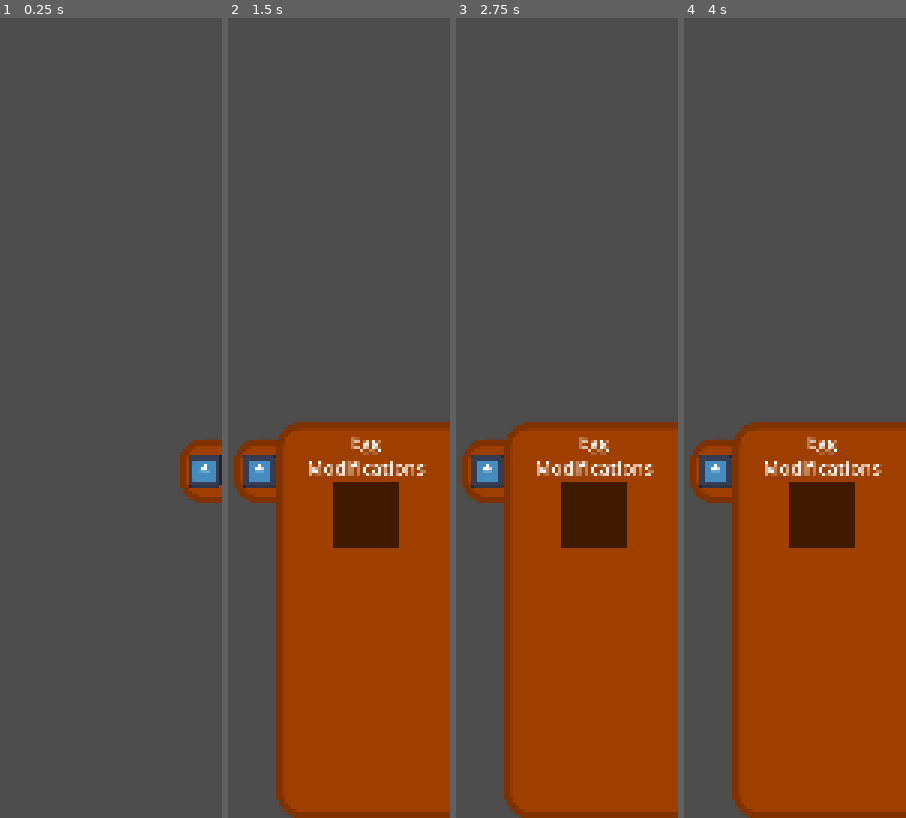
Above: before the commit, frames 1-4 (left to right).
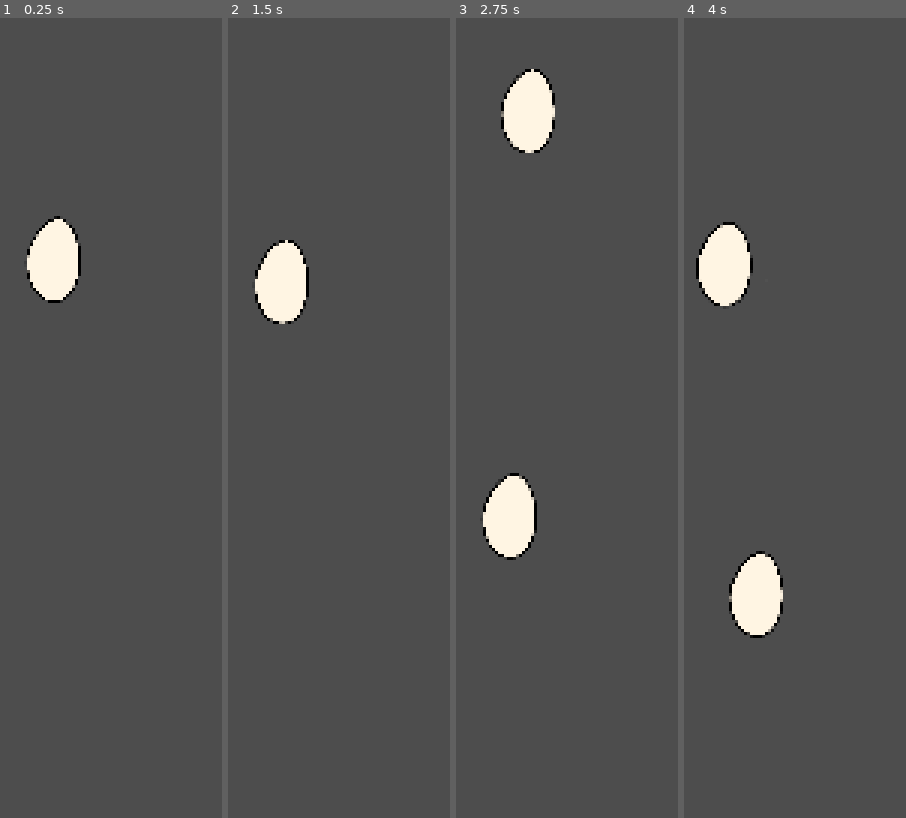
Above: after the commit, the same moments.

Repository: KaratePikachu/egg-drop
Game: Godot game, scene res://level/levels/level_1.tscn
The game is run twice, just before and just after one commit, with the same random seed, the same clock (stepped at 60 frames per second) and the same inputs. The project has no main scene, so this scene is started directly. The engine's default icon, where the game draws it, is replaced by a stand-in: a white triangle on a blue panel in a dark square.
Inputs (mouse positions are in pixels of both pictures, inside the frame that each line leads up to):
- Up to frame 1 (0.25 s): no input
- Up to frame 2 (1.5 s): click (445, 474) at 0.52 s; click (365, 514) at 1.27 s
- Up to frame 3 (2.75 s): move the mouse to (578, 378) at 2.02 s; press the mouse at (578, 378) at 2.03 s; hold D (right_fan) from 2.03 s (still down); tap Mouse wheel down (scroll_down, bound only after the commit) at 2.3 s
- Up to frame 4 (4 s): move the mouse to (outside the picture) at 2.77 s; release D (right_fan) at 2.78 s; release the mouse at (outside the picture) at 2.78 s; hold A (left_fan) 2.78-3.53 s; tap Mouse wheel down (scroll_down, bound only after the commit) at 2.85 s; tap Mouse wheel up (scroll_up, bound only after the commit) at 3.05 s; move the mouse to (761, 242) at 3.52 s; hold D (right_fan) from 3.53 s (still down); hold Mouse wheel up (scroll_up, bound only after the commit) from 3.53 s (still down); click (761, 242) at 3.8 s

The runs differ from the first frame. In frame 1, 3.2% of the frame differs, in the area x 12-100%, y 24-61%; in frame 2, 42%; in frame 3, 42%, in the area x 2-100%, y 6-100%; in frame 4, 42%.

Commit message:
initial Camera pan

Diff:
--- a/level/level.gd
+++ b/level/level.gd
@@ -3,10 +3,12 @@
 class_name Level
 
 enum Phase{
+	INITIAL_PAN,
 	MODIFY,
 	DROP,
 }
 
+static var entering_new_level : bool = true
 static var active_modifications : Array[Modification]
 static var levels : Array[String]
 @export var level_number : int
@@ -17,16 +19,65 @@
 
 @export var win_floor : Node2D
 
+var camera_min_y : float
+var camera_max_y : float
+var current_phase : Phase
+var panning : bool = false
+
 @onready var camera : Camera2D = $Camera2D
 @onready var mod_menu : ModificationMenu = $CanvasLayer/ModificationMenu
 
 func _ready() -> void:
-	camera.limit_top = 0
-	camera.limit_bottom = win_floor_y + 100
+	camera_min_y = 0.5*camera.get_viewport_rect().size.y
+	camera_max_y = win_floor_y-0.5*camera.get_viewport_rect().size.y + 100
+
+	if entering_new_level:
+		active_modifications = []
+		current_phase = Phase.INITIAL_PAN
+		mod_menu.hide()
+		entering_new_level = false
+		camera.position_smoothing_enabled = false
+		camera.position.y = camera_max_y
+		await get_tree().process_frame
+		camera.position_smoothing_enabled = true
+		await get_tree().create_timer(0.5).timeout
+		var tween := get_tree().create_tween()
+		tween.set_trans(Tween.TRANS_CUBIC)
+		tween.tween_property(camera,"position:y",camera_min_y,(camera_max_y-camera_min_y)/500.0)
+		await tween.finished
+		current_phase = Phase.MODIFY
+		mod_menu.play_appear_animation()
+	else:
+		current_phase = Phase.MODIFY
+
+
 
 func _input(event: InputEvent) -> void:
 	if event.is_action_pressed("restart_level"):
 		restart_level()
+
+	match current_phase:
+		Phase.MODIFY:
+			if event.is_action_pressed("scroll_up"):
+				move_camera(-50)
+			elif event.is_action_pressed("scroll_down"):
+				move_camera(50)
+			elif event.is_action_pressed("pan"):
+				panning = true
+			elif event.is_action_released("pan"):
+				panning = false
+			elif event is InputEventMouseMotion and panning:
+				move_camera(-event.relative.y)
+		Phase.DROP:
+			pass
+
+func move_camera(delta : float) -> void:
+	camera.position.y = clampf(
+		camera.position.y + delta,
+		camera_min_y,
+		camera_max_y
+	)
+
 
 #region Changing Active Modifications
 static func add_mod(modification : Modification) -> void:
@@ -54,10 +105,9 @@
 	Level.load_level(level_number+1)
 
 func restart_level() -> void:
-	Level.load_level(level_number,false)
+	get_tree().reload_current_scene()
 
-static func load_level(level_num : int, reset_active_modifications : bool = true) -> void:
-	if reset_active_modifications:
-		active_modifications.clear()
+static func load_level(level_num : int) -> void:
+	entering_new_level = true
 	SceneChanger.change_to_file(levels[level_num-1])
 #endregion
--- a/level/levels/level_1.tscn
+++ b/level/levels/level_1.tscn
@@ -3,14 +3,29 @@
 [ext_resource type="PackedScene" uid="uid://cpg0ctscpw0h5" path="res://level/level.tscn" id="1_roo1r"]
 [ext_resource type="Script" uid="uid://cylr504fygfq5" path="res://modifications/modification.gd" id="2_35gx7"]
 [ext_resource type="Resource" uid="uid://b36e0deyggd1c" path="res://modifications/parachute.tres" id="3_wg4fv"]
+[ext_resource type="Texture2D" uid="uid://dqsypqrvcmp7l" path="res://assets/egg/egg.PNG" id="4_wg4fv"]
 
 [node name="Level1" unique_id=1976594912 instance=ExtResource("1_roo1r")]
 level_number = 1
+win_floor_y = 5000.0
 
 [node name="Camera2D" parent="." index="0" unique_id=380594531]
-position = Vector2(540, 10000)
-limit_top = 0
-limit_bottom = 2500
+position_smoothing_speed = 100.0
 
 [node name="ModificationMenu" parent="CanvasLayer" parent_id_path=PackedInt32Array(1883544062) index="0" unique_id=961803805]
 available_mods = Array[ExtResource("2_35gx7")]([ExtResource("3_wg4fv")])
+
+[node name="WinFloor" parent="." index="3" unique_id=1248466689]
+position = Vector2(0, 5000)
+
+[node name="Sprite2D" type="Sprite2D" parent="." index="4" unique_id=819851964]
+position = Vector2(536, 1112)
+texture = ExtResource("4_wg4fv")
+
+[node name="Sprite2D2" type="Sprite2D" parent="." index="5" unique_id=230996187]
+position = Vector2(632, 2104)
+texture = ExtResource("4_wg4fv")
+
+[node name="Sprite2D3" type="Sprite2D" parent="." index="6" unique_id=152175390]
+position = Vector2(576, 3320)
+texture = ExtResource("4_wg4fv")
--- a/project.godot
+++ b/project.godot
@@ -27,6 +27,36 @@
 
 [input]
 
+restart_level={
+"deadzone": 0.2,
+"events": [Object(InputEventKey,"resource_local_to_scene":false,"resource_name":"","device":-1,"window_id":0,"alt_pressed":false,"shift_pressed":false,"ctrl_pressed":false,"meta_pressed":false,"pressed":false,"keycode":0,"physical_keycode":82,"key_label":0,"unicode":114,"location":0,"echo":false,"script":null)
+]
+}
+main_mod={
+"deadzone": 0.2,
+"events": [Object(InputEventKey,"resource_local_to_scene":false,"resource_name":"","device":16,"window_id":0,"alt_pressed":false,"shift_pressed":false,"ctrl_pressed":false,"meta_pressed":false,"pressed":false,"keycode":0,"physical_keycode":32,"key_label":0,"unicode":0,"location":0,"echo":false,"script":null)
+]
+}
+mod_1={
+"deadzone": 0.2,
+"events": [Object(InputEventKey,"resource_local_to_scene":false,"resource_name":"","device":-1,"window_id":0,"alt_pressed":false,"shift_pressed":false,"ctrl_pressed":false,"meta_pressed":false,"pressed":false,"keycode":0,"physical_keycode":87,"key_label":0,"unicode":119,"location":0,"echo":false,"script":null)
+]
+}
+mod_2={
+"deadzone": 0.2,
+"events": [Object(InputEventKey,"resource_local_to_scene":false,"resource_name":"","device":-1,"window_id":0,"alt_pressed":false,"shift_pressed":false,"ctrl_pressed":false,"meta_pressed":false,"pressed":false,"keycode":0,"physical_keycode":65,"key_label":0,"unicode":97,"location":0,"echo":false,"script":null)
+]
+}
+mod_3={
+"deadzone": 0.2,
+"events": [Object(InputEventKey,"resource_local_to_scene":false,"resource_name":"","device":-1,"window_id":0,"alt_pressed":false,"shift_pressed":false,"ctrl_pressed":false,"meta_pressed":false,"pressed":false,"keycode":0,"physical_keycode":83,"key_label":0,"unicode":115,"location":0,"echo":false,"script":null)
+]
+}
+mod_4={
+"deadzone": 0.2,
+"events": [Object(InputEventKey,"resource_local_to_scene":false,"resource_name":"","device":-1,"window_id":0,"alt_pressed":false,"shift_pressed":false,"ctrl_pressed":false,"meta_pressed":false,"pressed":false,"keycode":0,"physical_keycode":68,"key_label":0,"unicode":100,"location":0,"echo":false,"script":null)
+]
+}
 umbrella={
 "deadzone": 0.2,
 "events": [Object(InputEventKey,"resource_local_to_scene":false,"resource_name":"","device":16,"window_id":0,"alt_press …(190 unchanged characters)…
@@ -52,9 +82,19 @@
 "events": [Object(InputEventKey,"resource_local_to_scene":false,"resource_name":"","device":-1,"window_id":0,"alt_press …(192 unchanged characters)…
 ]
 }
-restart_level={
+scroll_down={
 "deadzone": 0.2,
-"events": [Object(InputEventKey,"resource_local_to_scene":false,"resource_name":"","device":-1,"window_id":0,"alt_pressed":false,"shift_pressed":false,"ctrl_pressed":false,"meta_pressed":false,"pressed":false,"keycode":0,"physical_keycode":82,"key_label":0,"unicode":114,"location":0,"echo":false,"script":null)
+"events": [Object(InputEventMouseButton,"resource_local_to_scene":false,"resource_name":"","device":-1,"window_id":0,"alt_pressed":false,"shift_pressed":false,"ctrl_pressed":false,"meta_pressed":false,"button_mask":16,"position":Vector2(251, 6),"global_position":Vector2(260, 54),"factor":1.0,"button_index":5,"canceled":false,"pressed":true,"double_click":false,"script":null)
+]
+}
+scroll_up={
+"deadzone": 0.2,
+"events": [Object(InputEventMouseButton,"resource_local_to_scene":false,"resource_name":"","device":-1,"window_id":0,"alt_pressed":false,"shift_pressed":false,"ctrl_pressed":false,"meta_pressed":false,"button_mask":8,"position":Vector2(302, 17),"global_position":Vector2(311, 65),"factor":1.0,"button_index":4,"canceled":false,"pressed":true,"double_click":false,"script":null)
+]
+}
+pan={
+"deadzone": 0.2,
+"events": [Object(InputEventMouseButton,"resource_local_to_scene":false,"resource_name":"","device":-1,"window_id":0,"alt_pressed":false,"shift_pressed":false,"ctrl_pressed":false,"meta_pressed":false,"button_mask":1,"position":Vector2(101, 9),"global_position":Vector2(110, 57),"factor":1.0,"button_index":1,"canceled":false,"pressed":true,"double_click":false,"script":null)
 ]
 }
 
--- a/ui/modification_menu/modification_menu.gd
+++ b/ui/modification_menu/modification_menu.gd
@@ -8,12 +8,18 @@
 		available_mods = val
 		_reload_available_mods()
 
+var mod_menu_out : bool = false
 
 @onready var animation_player : AnimationPlayer = $AnimationPlayer
 
+func play_appear_animation() -> bool:
+	animation_player.play("appear")
+	await animation_player.animation_finished
+	return true
 
-func _on_button_toggled(toggled_on: bool) -> void:
-	if toggled_on:
+func _on_tab_pressed() -> void:
+	mod_menu_out = !mod_menu_out
+	if mod_menu_out:
 		animation_player.play("show",0.1)
 	else:
 		animation_player.play("hide",0.1)
--- a/ui/modification_menu/modification_menu.tscn
+++ b/ui/modification_menu/modification_menu.tscn
@@ -13,6 +13,24 @@
 corner_radius_top_left = 70
 corner_radius_bottom_left = 70
 
+[sub_resource type="StyleBoxFlat" id="StyleBoxFlat_7djve"]
+bg_color = Color(0.33418208, 0.11800987, 4.813075e-08, 1)
+border_width_left = 20
+border_width_top = 20
+border_width_bottom = 20
+border_color = Color(0.49803922, 0.19215687, 0, 1)
+corner_radius_top_left = 70
+corner_radius_bottom_left = 70
+
+[sub_resource type="StyleBoxFlat" id="StyleBoxFlat_osh7i"]
+bg_color = Color(0.47437263, 0.1820291, 0, 1)
+border_width_left = 20
+border_width_top = 20
+border_width_bottom = 20
+border_color = Color(0.49803922, 0.19215687, 0, 1)
+corner_radius_top_left = 70
+corner_radius_bottom_left = 70
+
 [sub_resource type="Animation" id="Animation_osh7i"]
 length = 0.001
 tracks/0/type = "value"
@@ -27,6 +45,47 @@
 "update": 1,
 "values": [1080.0]
 }
+tracks/1/type = "value"
+tracks/1/imported = false
+tracks/1/enabled = true
+tracks/1/path = NodePath(".:visible")
+tracks/1/interp = 1
+tracks/1/loop_wrap = true
+tracks/1/keys = {
+"times": PackedFloat32Array(0),
+"transitions": PackedFloat32Array(1),
+"update": 1,
+"values": [true]
+}
+
+[sub_resource type="Animation" id="Animation_1bco5"]
+resource_name = "appear"
+length = 0.5
+step = 0.1
+tracks/0/type = "value"
+tracks/0/imported = false
+tracks/0/enabled = true
+tracks/0/path = NodePath("SlidingArea:position:x")
+tracks/0/interp = 2
+tracks/0/loop_wrap = true
+tracks/0/keys = {
+"times": PackedFloat32Array(0, 0.5),
+"transitions": PackedFloat32Array(1, 1),
+"update": 0,
+"values": [1210.0, 1080.0]
+}
+tracks/1/type = "value"
+tracks/1/imported = false
+tracks/1/enabled = true
+tracks/1/path = NodePath(".:visible")
+tracks/1/interp = 1
+tracks/1/loop_wrap = true
+tracks/1/keys = {
+"times": PackedFloat32Array(0),
+"transitions": PackedFloat32Array(1),
+"update": 1,
+"values": [true]
+}
 
 [sub_resource type="Animation" id="Animation_7djve"]
 resource_name = "hide"
@@ -65,6 +124,7 @@
 [sub_resource type="AnimationLibrary" id="AnimationLibrary_osh7i"]
 _data = {
 &"RESET": SubResource("Animation_osh7i"),
+&"appear": SubResource("Animation_1bco5"),
 &"hide": SubResource("Animation_7djve"),
 &"show": SubResource("Animation_sueqx")
 }
@@ -82,26 +142,29 @@
 [node name="SlidingArea" type="Control" parent="." unique_id=1819905087]
 layout_mode = 1
 anchor_left = 0.5925926
-anchor_top = 0.50666666
+anchor_top = 0.23666666
 anchor_right = 1.0000001
-anchor_bottom = 1.0
+anchor_bottom = 0.72999996
 offset_left = 440.0
 offset_right = 440.00012
 grow_horizontal = 2
 grow_vertical = 2
 metadata/_edit_use_anchors_ = true
 
-[node name="Tab" type="Panel" parent="SlidingArea" unique_id=2099842111]
-layout_mode = 1
-anchors_preset = -1
-anchor_left = -0.29090908
-anchor_right = 0.21818182
-anchor_bottom = 0.16216215
+[node name="Tab" type="Button" parent="SlidingArea" unique_id=932624111]
+layout_mode = 1
+anchors_preset = 15
+anchor_right = 1.0
+anchor_bottom = 1.0
+offset_left = -127.99994
 offset_top = 48.0
-offset_bottom = 48.0
-grow_horizontal = 2
-grow_vertical = 2
-theme_override_styles/panel = SubResource("StyleBoxFlat_7lnir")
+offset_right = -344.00024
+offset_bottom = -944.0
+grow_horizontal = 2
+grow_vertical = 2
+theme_override_styles/normal = SubResource("StyleBoxFlat_7lnir")
+theme_override_styles/pressed = SubResource("StyleBoxFlat_7djve")
+theme_override_styles/hover = SubResource("StyleBoxFlat_osh7i")
 
 [node name="TextureRect" type="TextureRect" parent="SlidingArea/Tab" unique_id=1315462943]
 custom_minimum_size = Vector2(100, 0)
@@ -111,27 +174,15 @@
 anchor_top = 0.208
 anchor_right = 0.56200004
 anchor_bottom = 0.79200006
-offset_left = 0.01599884
+offset_left = 0.015863419
 offset_top = 0.06400299
-offset_right = 0.11199188
+offset_right = 0.11185455
 offset_bottom = -0.06401062
 grow_horizontal = 2
 grow_vertical = 2
 texture = ExtResource("1_nihoe")
 expand_mode = 1
 stretch_mode = 5
-
-[node name="Button" type="Button" parent="SlidingArea/Tab" unique_id=932624111]
-self_modulate = Color(1, 1, 1, 0)
-layout_mode = 1
-anchors_preset = 15
-anchor_right = 1.0
-anchor_bottom = 1.0
-offset_left = 0.00012207031
-offset_right = 0.00012207031
-grow_horizontal = 2
-grow_vertical = 2
-toggle_mode = true
 
 [node name="Panel" type="Panel" parent="SlidingArea" unique_id=1903627951]
 layout_mode = 1
@@ -185,4 +236,5 @@
 [node name="AnimationPlayer" type="AnimationPlayer" parent="." unique_id=52377448]
 libraries/ = SubResource("AnimationLibrary_osh7i")
 
-[connection signal="toggled" from="SlidingArea/Tab/Button" to="." method="_on_button_toggled"]
+[connection signal="pressed" from="SlidingArea/Tab" to="." method="_on_tab_pressed"]
+[connection signal="toggled" from="SlidingArea/Tab" to="." method="_on_button_toggled"]
Not shown, added: assets/egg/bottom bomb on.PNG.import
Not shown, added: assets/egg/bottom bomb.PNG.import
Not shown, added: assets/egg/egg.PNG.import
Not shown, added: assets/egg/left bomb on.PNG.import
Not shown, added: assets/egg/left bomb.PNG.import
Not shown, added: assets/egg/left fan 1.PNG.import
Not shown, added: assets/egg/right bomb on.PNG.import
Not shown, added: assets/egg/right bomb.PNG.import
Not shown, added: assets/egg/right fan 1.PNG.import
Not shown, added: assets/egg/right fan 2.PNG.import
Not shown, added: assets/egg/umbrella closed.PNG.import
Not shown, added: assets/egg/umbrella open.PNG.import
